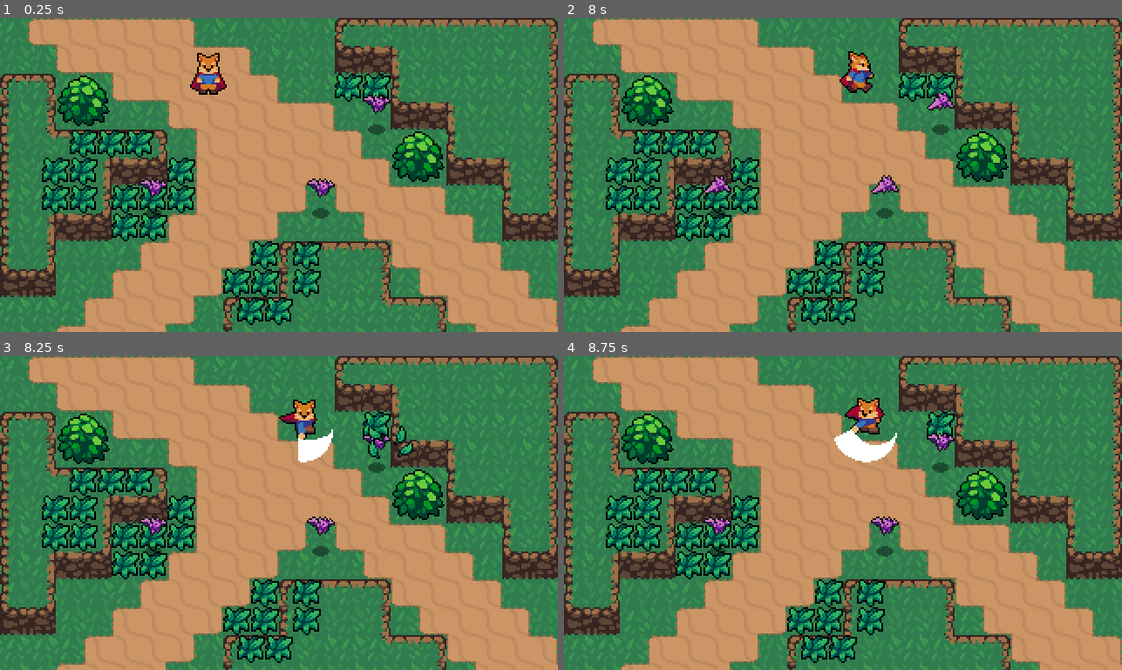
Above: before the commit, frames 1-4 (two rows, left to right).
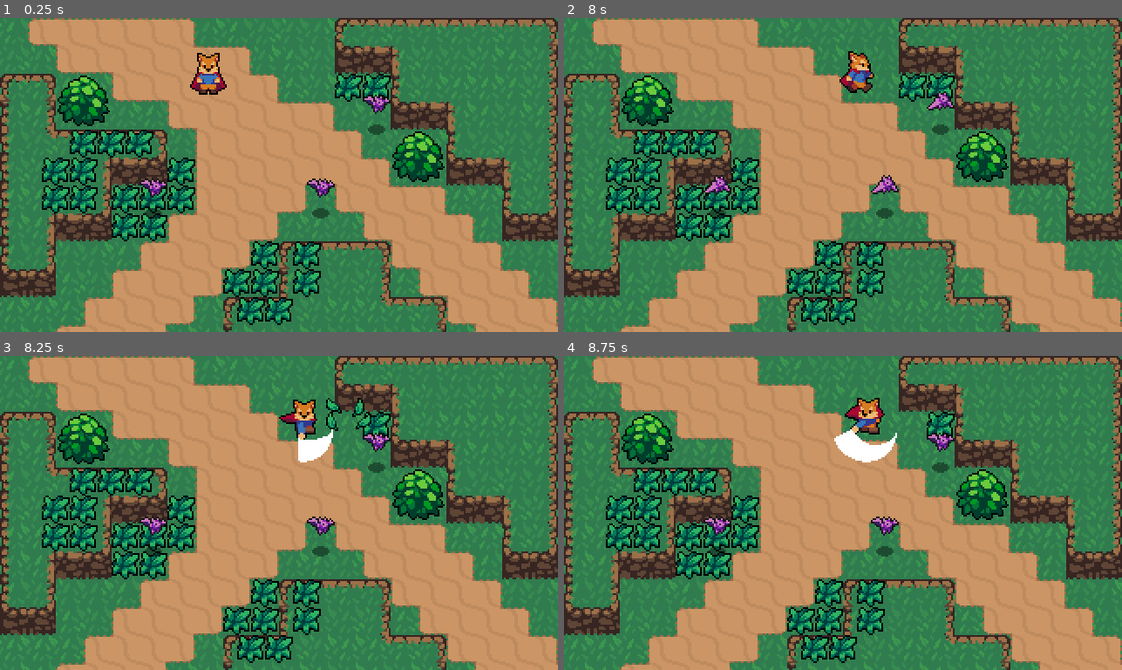
Above: after the commit, the same moments.

Repository: MSVP123/ActionRPG
Game: Godot game, scene res://World.tscn
The game is run twice, just before and just after one commit, with the same random seed, the same clock (stepped at 60 frames per second) and the same inputs.
Inputs (mouse positions are in pixels of both pictures, inside the frame that each line leads up to):
- Up to frame 1 (0.25 s): no input
- Up to frame 2 (8 s): move the mouse to (965, 159) at 0.52 s; hold D (right) 0.53-1.28 s; hold Right mouse button (attack) 0.53-1.28 s; move the mouse to (731, 190) at 1.27 s; hold S (backwords) 1.28-2.03 s; tap Mouse wheel up (roll) every 1.5 s from 1.35 to 7.35 s; move the mouse to (898, 105) at 2.02 s; hold D (right) 2.03-2.78 s; hold Right mouse button (attack) 2.03-2.78 s; move the mouse to (815, 237) at 2.77 s; hold W (forward) 2.78-3.53 s; move the mouse to (1010, 222) at 3.52 s; hold Right mouse button (attack) 3.53-4.28 s; hold A (left) 3.53-5.03 s; move the mouse to (675, 127) at 4.27 s; move the mouse to (870, 175) at 5.02 s; hold S (backwords) 5.03-5.78 s; hold Right mouse button (attack) 5.03-5.78 s; move the mouse to (759, 96) at 5.77 s; hold D (right) 5.78-6.53 s; move the mouse to (965, 159) at 6.52 s; hold W (forward) 6.53-7.28 s; hold Right mouse button (attack) 6.53-7.28 s; move the mouse to (731, 190) at 7.27 s; hold D (right) from 7.28 s (still down)
- Up to frame 3 (8.25 s): move the mouse to (334, 443) at 8.02 s; release D (right) at 8.03 s; hold S (backwords) from 8.03 s (still down); hold Right mouse button (attack) from 8.03 s (still down)
- Up to frame 4 (8.75 s): keep holding S (backwords); keep holding Right mouse button (attack)

Frames 1-2 are identical in both runs. In frame 3, 0.6% of the frame differs, in the area x 58-75%, y 13-33%; in frame 4, nothing differs.

Commit message:
Enemy Death Effect

Diff:
--- /dev/null
+++ b/Effects/Effect.gd
@@ -0,0 +1,9 @@
+extends AnimatedSprite
+
+
+func _ready():
+	connect("animation_finished", self, "_animation_finished")
+	play("animate")
+
+func _animation_finished():
+	queue_free()
--- /dev/null
+++ b/Effects/EnemyDeathEffect/EnemyDeathEffect.tscn
@@ -0,0 +1,58 @@
+[gd_scene load_steps=14 format=2]
+
+[ext_resource path="res://Effects/Effect.gd" type="Script" id=1]
+[ext_resource path="res://Effects/EnemyDeathEffect/EnemyDeathEffect.png" type="Texture" id=2]
+
+[sub_resource type="AtlasTexture" id=1]
+atlas = ExtResource( 2 )
+region = Rect2( 0, 0, 32, 32 )
+
+[sub_resource type="AtlasTexture" id=2]
+atlas = ExtResource( 2 )
+region = Rect2( 32, 0, 32, 32 )
+
+[sub_resource type="AtlasTexture" id=3]
+atlas = ExtResource( 2 )
+region = Rect2( 64, 0, 32, 32 )
+
+[sub_resource type="AtlasTexture" id=4]
+atlas = ExtResource( 2 )
+region = Rect2( 96, 0, 32, 32 )
+
+[sub_resource type="AtlasTexture" id=5]
+atlas = ExtResource( 2 )
+region = Rect2( 128, 0, 32, 32 )
+
+[sub_resource type="AtlasTexture" id=6]
+atlas = ExtResource( 2 )
+region = Rect2( 160, 0, 32, 32 )
+
+[sub_resource type="AtlasTexture" id=7]
+atlas = ExtResource( 2 )
+region = Rect2( 192, 0, 32, 32 )
+
+[sub_resource type="AtlasTexture" id=8]
+atlas = ExtResource( 2 )
+region = Rect2( 224, 0, 32, 32 )
+
+[sub_resource type="AtlasTexture" id=9]
+atlas = ExtResource( 2 )
+region = Rect2( 256, 0, 32, 32 )
+
+[sub_resource type="AtlasTexture" id=10]
+atlas = ExtResource( 2 )
+region = Rect2( 288, 0, 32, 32 )
+
+[sub_resource type="SpriteFrames" id=11]
+animations = [ {
+"frames": [ SubResource( 1 ), SubResource( 2 ), SubResource( 3 ), SubResource( 4 ), SubResource( 5 ), SubResource( 6 ), SubResource( 7 ), SubResource( 8 ), SubResource( 9 ), SubResource( 10 ) ],
+"loop": true,
+"name": "animate",
+"speed": 15.0
+} ]
+
+[node name="EnemyDeathEffect" type="AnimatedSprite"]
+frames = SubResource( 11 )
+animation = "animate"
+offset = Vector2( 0, -8 )
+script = ExtResource( 1 )
--- /dev/null
+++ b/Effects/Grass/GrassEffect.tscn
@@ -0,0 +1,39 @@
+[gd_scene load_steps=9 format=2]
+
+[ext_resource path="res://Effects/Grass/GrassEffect.png" type="Texture" id=1]
+[ext_resource path="res://Effects/Effect.gd" type="Script" id=2]
+
+[sub_resource type="AtlasTexture" id=1]
+atlas = ExtResource( 1 )
+region = Rect2( 0, 0, 32, 32 )
+
+[sub_resource type="AtlasTexture" id=2]
+atlas = ExtResource( 1 )
+region = Rect2( 32, 0, 32, 32 )
+
+[sub_resource type="AtlasTexture" id=3]
+atlas = ExtResource( 1 )
+region = Rect2( 64, 0, 32, 32 )
+
+[sub_resource type="AtlasTexture" id=4]
+atlas = ExtResource( 1 )
+region = Rect2( 96, 0, 32, 32 )
+
+[sub_resource type="AtlasTexture" id=5]
+atlas = ExtResource( 1 )
+region = Rect2( 128, 0, 32, 32 )
+
+[sub_resource type="SpriteFrames" id=6]
+animations = [ {
+"frames": [ SubResource( 1 ), SubResource( 2 ), SubResource( 3 ), SubResource( 4 ), SubResource( 5 ) ],
+"loop": true,
+"name": "animate",
+"speed": 15.0
+} ]
+
+[node name="GrassEffect" type="AnimatedSprite"]
+frames = SubResource( 6 )
+animation = "animate"
+centered = false
+offset = Vector2( -8, -8 )
+script = ExtResource( 2 )
--- a/Effects/Grass/grassEffect.gd
+++ /dev/null
@@ -1,10 +0,0 @@
-extends Node2D
-
-onready var animatedSprite = $AnimatedSprite
-
-func _ready():
-	animatedSprite.frame = 0
-	animatedSprite.play("animate")
-
-func _animation_finished():
-	queue_free()
--- a/Effects/Grass/grassEffect.tscn
+++ /dev/null
@@ -1,46 +0,0 @@
-[gd_scene load_steps=9 format=2]
-
-[ext_resource path="res://Effects/Grass/GrassEffect.png" type="Texture" id=1]
-[ext_resource path="res://Effects/Grass/grassEffect.gd" type="Script" id=2]
-
-[sub_resource type="AtlasTexture" id=6]
-atlas = ExtResource( 1 )
-region = Rect2( 0, 0, 32, 32 )
-
-[sub_resource type="AtlasTexture" id=7]
-atlas = ExtResource( 1 )
-region = Rect2( 32, 0, 32, 32 )
-
-[sub_resource type="AtlasTexture" id=8]
-atlas = ExtResource( 1 )
-region = Rect2( 64, 0, 32, 32 )
-
-[sub_resource type="AtlasTexture" id=9]
-atlas = ExtResource( 1 )
-region = Rect2( 96, 0, 32, 32 )
-
-[sub_resource type="AtlasTexture" id=10]
-atlas = ExtResource( 1 )
-region = Rect2( 128, 0, 32, 32 )
-
-[sub_resource type="SpriteFrames" id=5]
-animations = [ {
-"frames": [ SubResource( 6 ), SubResource( 7 ), SubResource( 8 ), SubResource( 9 ), SubResource( 10 ) ],
-"loop": false,
-"name": "animate",
-"speed": 15.0
-} ]
-
-[node name="grassEffect" type="Node2D"]
-script = ExtResource( 2 )
-
-[node name="AnimatedSprite" type="AnimatedSprite" parent="."]
-position = Vector2( 24, 16 )
-frames = SubResource( 5 )
-animation = "animate"
-frame = 4
-playing = true
-centered = false
-offset = Vector2( -8, -8 )
-
-[connection signal="animation_finished" from="AnimatedSprite" to="." method="_animation_finished"]
--- a/Enemies/Bat/Bat.gd
+++ b/Enemies/Bat/Bat.gd
@@ -1,11 +1,10 @@
 extends KinematicBody2D
+
+const EnemyDeathEffect = preload("res://Effects/EnemyDeathEffect/EnemyDeathEffect.tscn")
 
 onready var stats = $Stats
 
 var knockBack = Vector2.ZERO
-
-func _ready():
-	print(stats.health)
 
 func _physics_process(delta):
 	knockBack = knockBack.move_toward(Vector2.ZERO, 250 * delta)
@@ -18,3 +17,6 @@
 
 func _no_health():
 	queue_free()
+	var enemyDeathEffect = EnemyDeathEffect.instance()
+	get_parent().add_child(enemyDeathEffect)
+	enemyDeathEffect.global_position = global_position
--- a/World/Grass/Grass.gd
+++ b/World/Grass/Grass.gd
@@ -1,12 +1,12 @@
 extends Node2D
 
 export var hitable = true
+var GrassEffect = preload("res://Effects/Grass/GrassEffect.tscn")
+
 
 func create_grass_effect():
-	var GrassEffect = load("res://Effects/Grass/grassEffect.tscn")
 	var grassEffect = GrassEffect.instance()
-	var world = get_tree().current_scene
-	world.add_child(grassEffect)
+	get_parent().add_child(grassEffect)
 	grassEffect.global_position = global_position
 	queue_free()
 
Renamed: Effects/EnemyDeathEffect.png -> Effects/EnemyDeathEffect/EnemyDeathEffect.png
Not shown, changed: Effects/EnemyDeathEffect/EnemyDeathEffect.png.import
